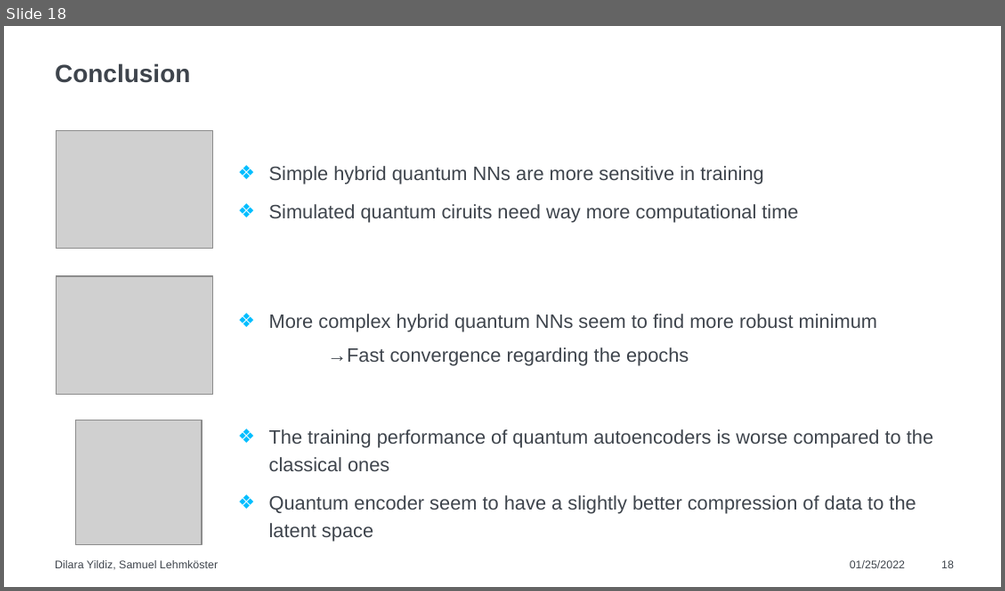
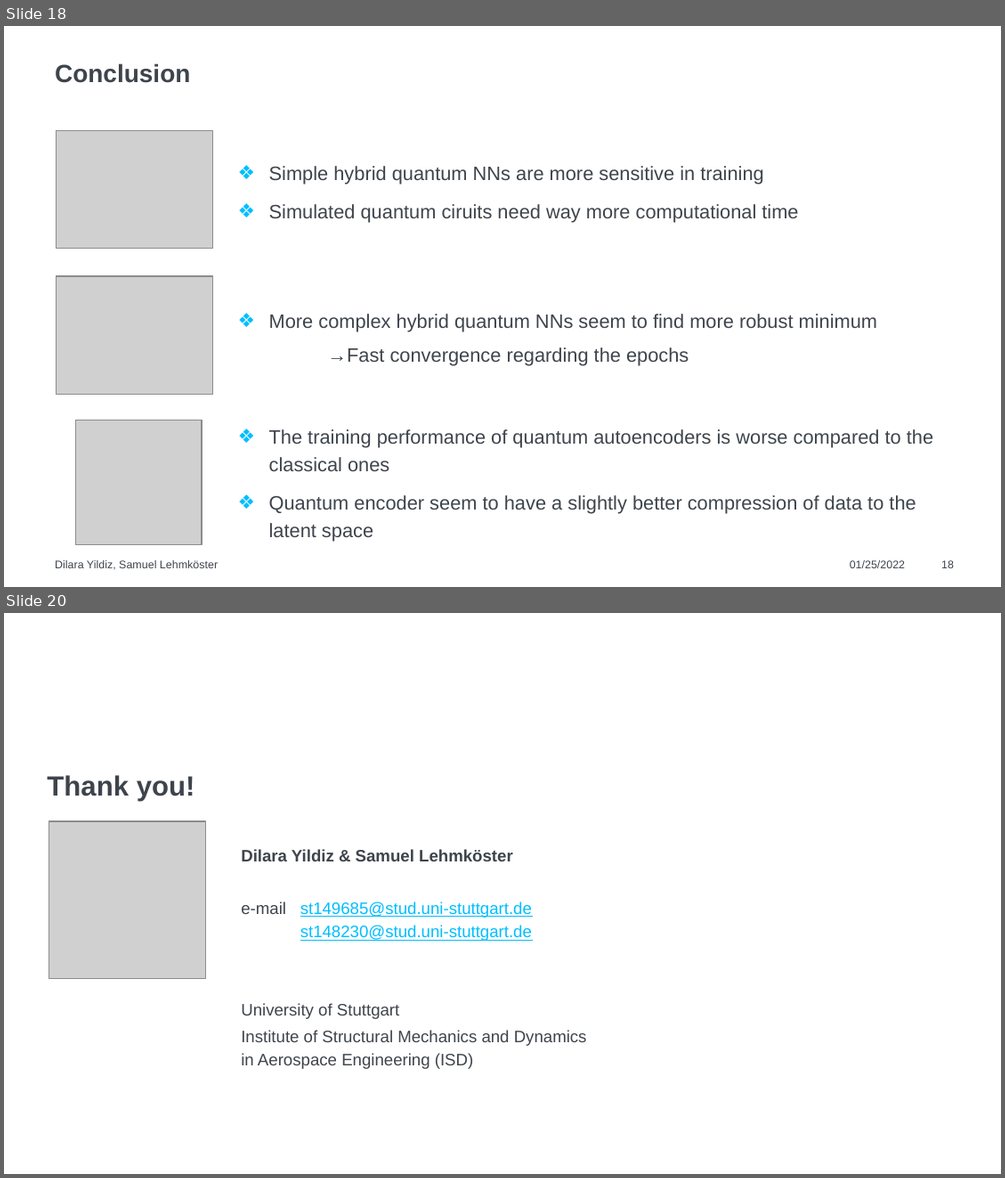
Before and after one commit to sam8856/quantumNN_project, a slide deck: Präsentation.pptx. Shown one above the other, each under a label of ours: slide 18 before the commit, slides 18 and 20 after it; the slides between them are not shown. The pictures are 1005x591 and 1005x1178 pixels, drawn with LibreOffice and Linux fonts; fonts in the diff are those of the drawing; grey boxes stand for pictures; background and template pictures are left out. Boxes give left, top, right and bottom in pixels: in the first picture for what was removed or moved away, otherwise in the second. Text is boxed around its words. In the diff, an @@ line names an element or a change of style, - is before the commit and + after.

```diff
--- a/Präsentation.pptx
+++ b/Präsentation.pptx
@@ slide 20 added at [4, 613, 1001, 1174], background #FFFFFF @@
@@ text added at [47, 775, 195, 801], 20 pt, text #3E444C, bold @@
+Thank you!
@@ picture added at [48, 821, 205, 978] @@
@@ text added at [241, 849, 513, 861], 12 pt, text #3E444C, bold @@
+Dilara Yildiz & Samuel Lehmköster
@@ text added at [241, 901, 286, 914], 12 pt, text #3E444C @@
+e-mail
@@ text added at [300, 901, 532, 941], 12 pt, text #00BEFF, underline @@
+st149685@stud.uni-stuttgart.de
+st148230@stud.uni-stuttgart.de
@@ text added at [241, 1003, 399, 1019], 12 pt, text #3E444C @@
+University of Stuttgart
@@ text added at [241, 1030, 587, 1069], 12 pt, text #3E444C @@
+Institute of Structural Mechanics and Dynamics in Aerospace Engineering (ISD)
```
Also in this commit, not shown: 1 slide changed, 1 other slide added.
